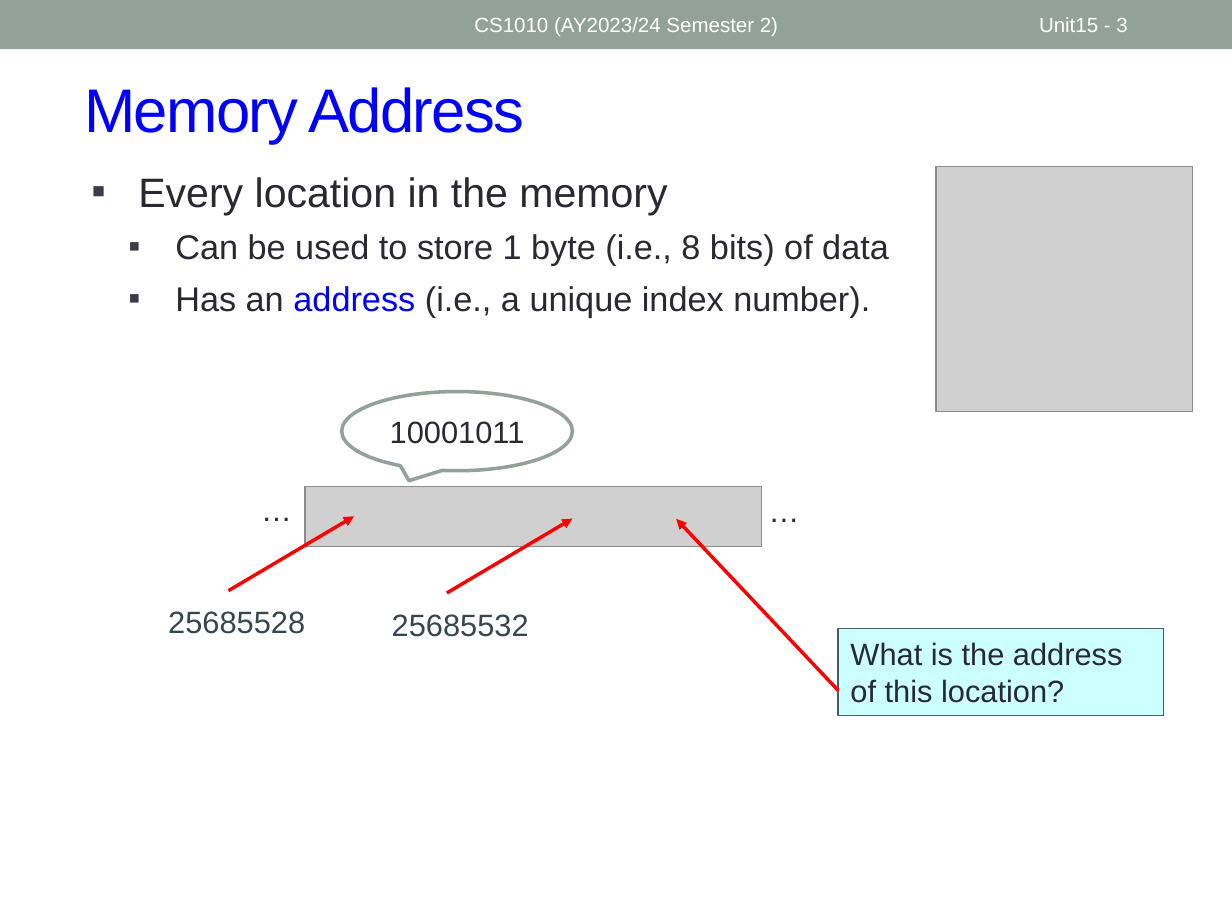
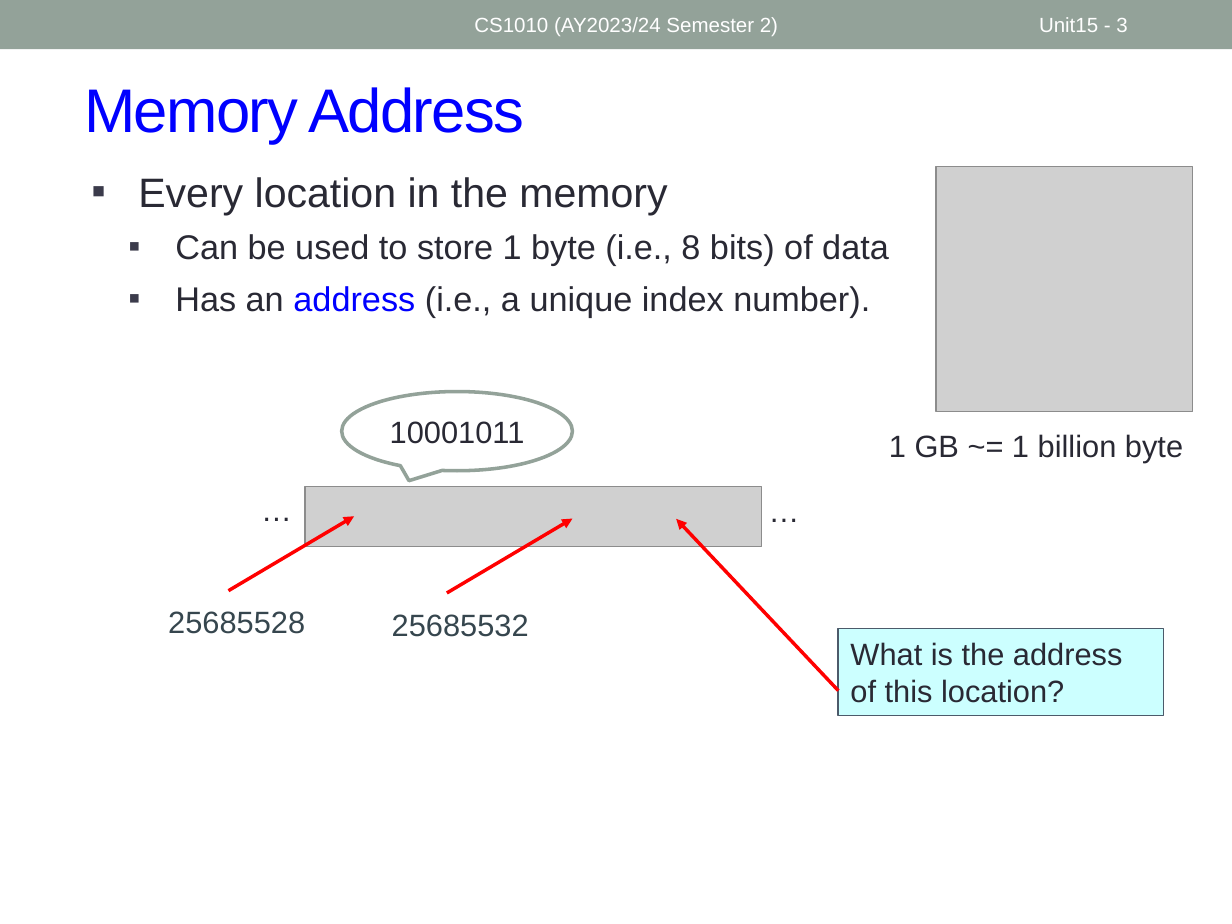
Before and after one commit to nus-cs1010-2425-s2/website, a slide deck: slide 3 of slides/Unit15_Pointers.pptx. Drawn at 1232x924 pixels with LibreOffice and Linux fonts; fonts in the diff are those of the drawing; grey boxes stand for pictures. Boxes give left, top, right and bottom in pixels: in the first picture for what was removed or moved away, otherwise in the second. Text is boxed around its words. In the diff, an @@ line names an element or a change of style, - is before the commit and + after.

```diff
--- a/slides/Unit15_Pointers.pptx
+++ b/slides/Unit15_Pointers.pptx
@@ text added at (x1=889, y1=434, x2=1183, y2=463), 18 pt, text #292934 @@
+1 GB ~= 1 billion byte
```
Also in this commit, not shown: 3 other files.
